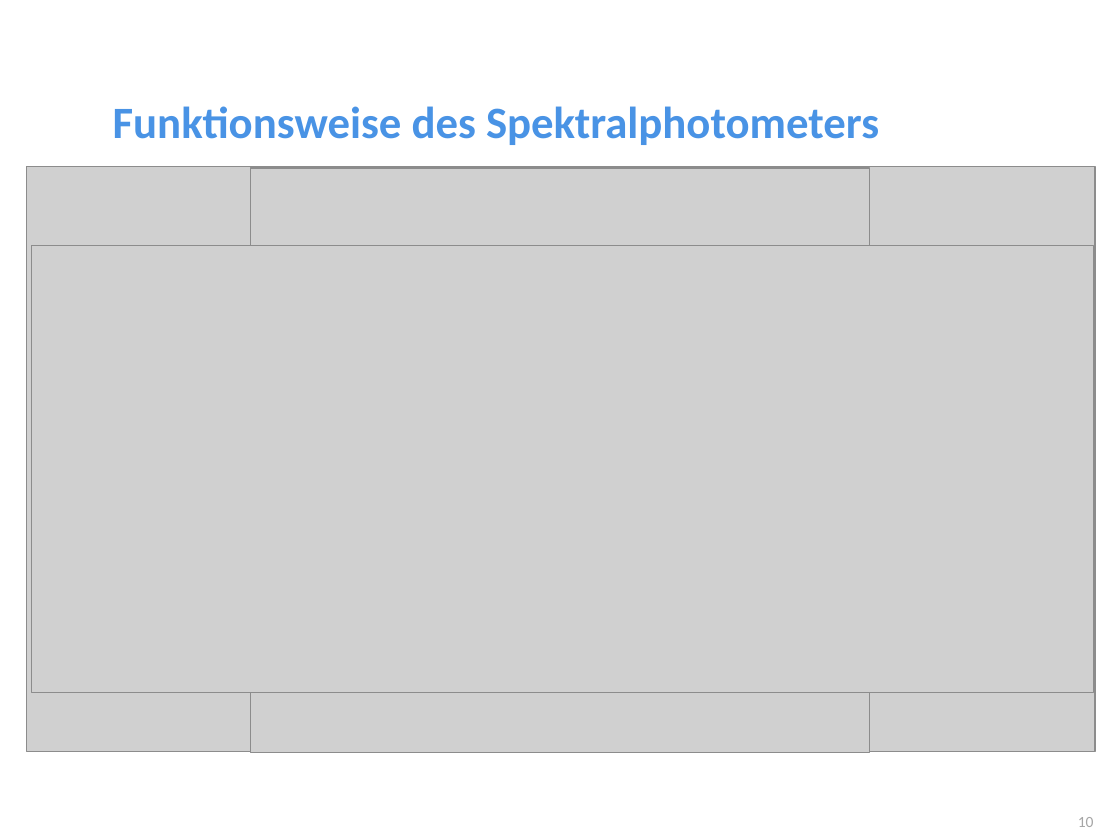
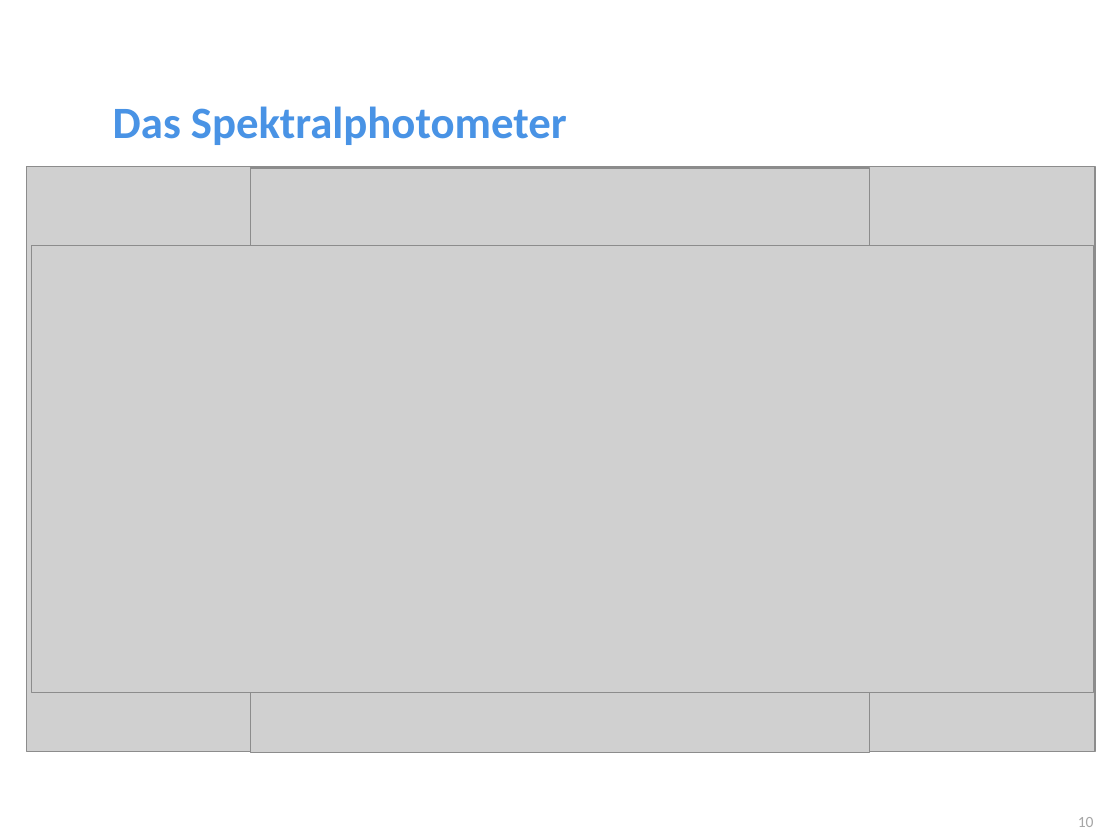
Before and after one commit to bastet56/Abschlussprojekt, a slide deck: slide 10 of Vortrag/Abschlussprojekt.pptx. Drawn at 1120x840 pixels with LibreOffice and Linux fonts; fonts in the diff are those of the drawing; grey boxes stand for pictures; background and template pictures are left out. Boxes give left, top, right and bottom in pixels: in the first picture for what was removed or moved away, otherwise in the second. Text is boxed around its words. In the diff, an @@ line names an element or a change of style, - is before the commit and + after.

```diff
--- a/Vortrag/Abschlussprojekt.pptx
+++ b/Vortrag/Abschlussprojekt.pptx
@@ title at (x1=113, y1=106, x2=567, y2=145): text changed @@
-Funktionsweise des Spektralphotometers
+Das Spektralphotometer
```
Also in this commit, not shown: 3 other slides changed, 3 other files.
